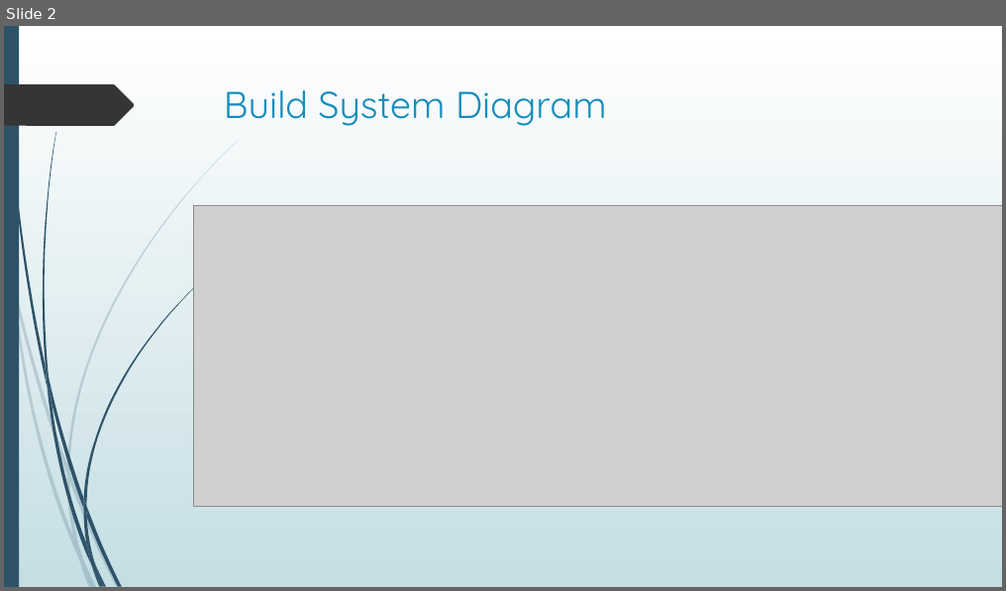
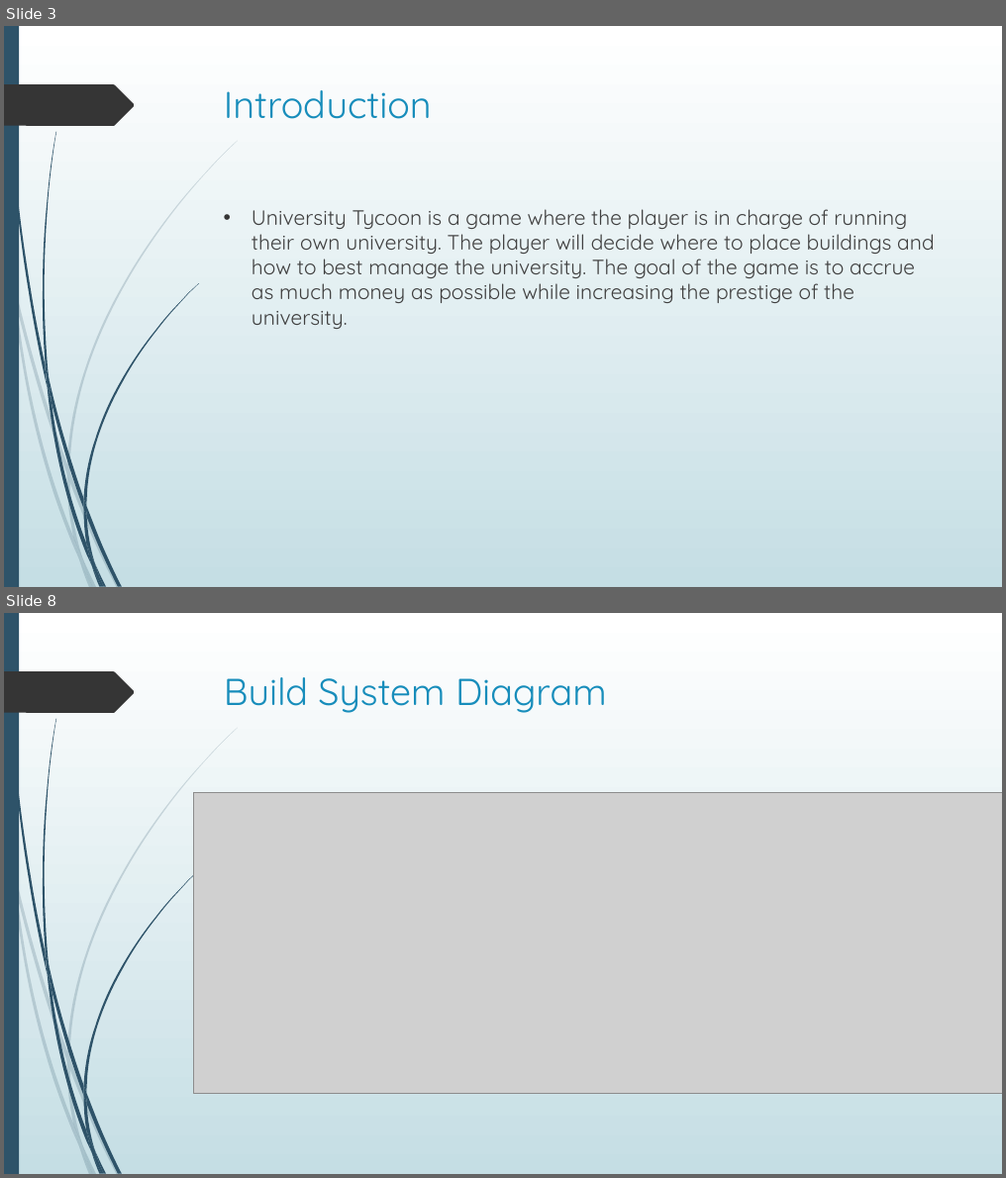
Before and after one commit to Thekipz/UniTycoon, a slide deck: University Tycoon.pptx. Shown one above the other, each under a label of ours: slide 2 before the commit, slides 3 and 8 after it; the slides between them are not shown. The pictures are 1006x591 and 1006x1178 pixels, drawn with LibreOffice and Linux fonts; fonts in the diff are those of the drawing; grey boxes stand for pictures. Boxes give left, top, right and bottom in pixels: in the first picture for what was removed or moved away, otherwise in the second. Text is boxed around its words. In the diff, an @@ line names an element or a change of style, - is before the commit and + after.

```diff
--- a/University Tycoon.pptx
+++ b/University Tycoon.pptx
@@ slide 3 added at (4,26,1002,587), background gradient #FFFFFF to #C5DEE5; not listed: 24 template elements that a slide beside it also shows @@
@@ title added at (224,90,432,119), 36 pt, text #178DBB @@
+Introduction
@@ text added at (252,209,934,329), 20 pt, text #404040 @@
+• University Tycoon is a game where the player is in charge of running their own university. The player will decide where to place buildings and how to best manage the university. The goal of the game is to accrue as much money as possible while increasing the prestige of the university.
@@ what was slide 2 is now slide 8 @@
```
Also in this commit, not shown: 1 slide changed, 5 other slides added.
